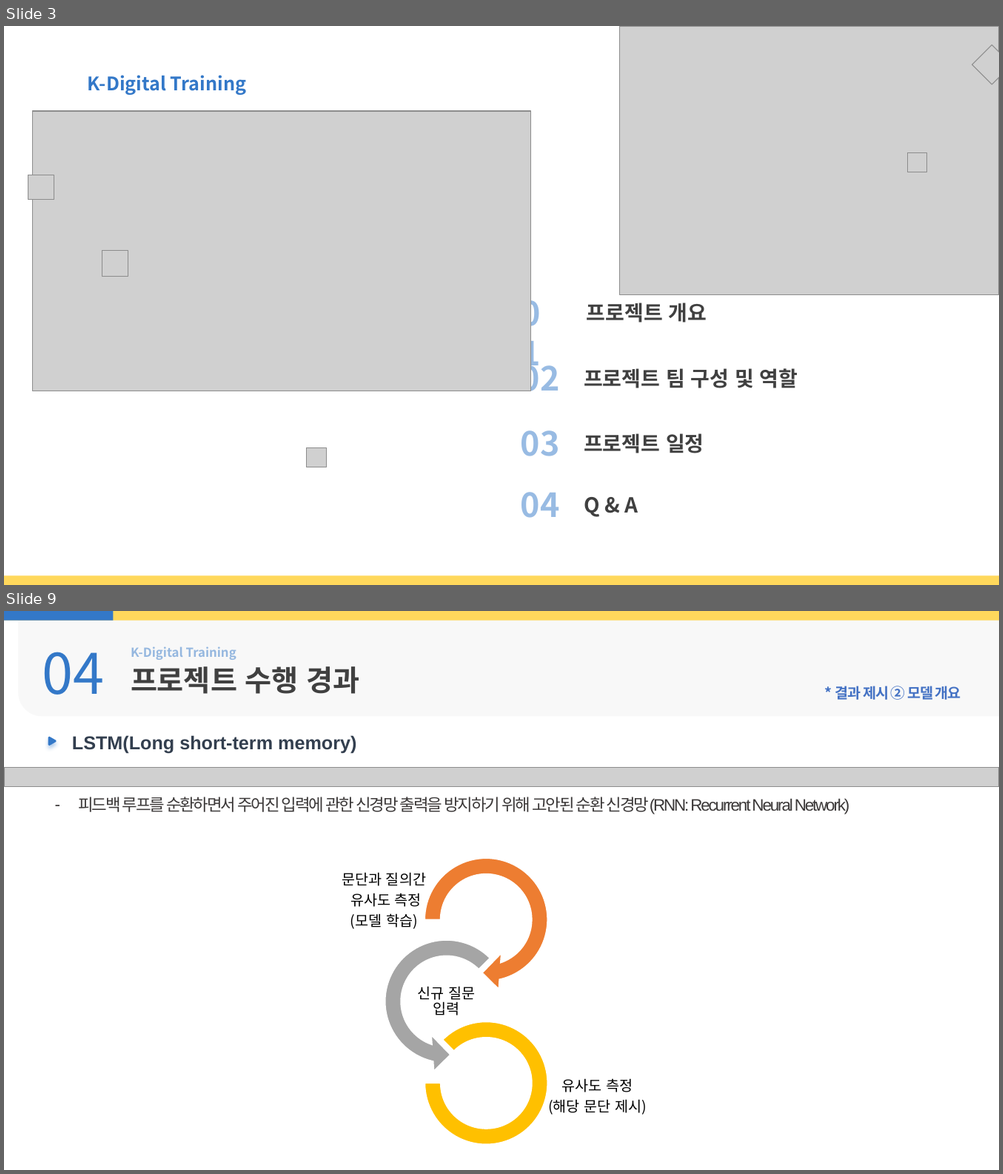
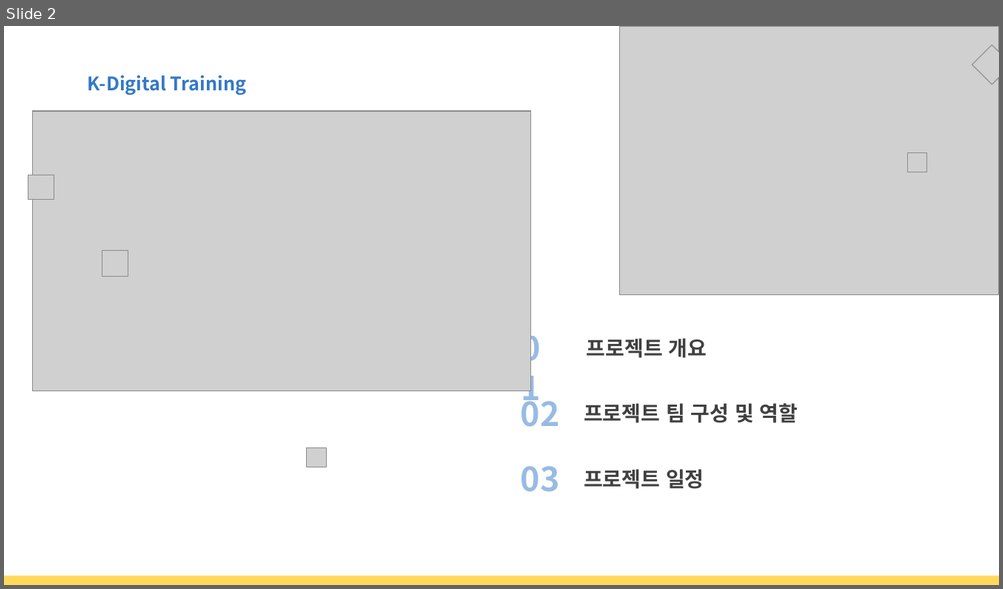
Before and after one commit to seojin0806/html_teamproject, a slide deck: 문서/제안서발표자료(수정중).pptx. Shown one above the other, each under a label of ours: slides 3 and 9 before the commit, slide 2 after it; the slides between them are not shown. The pictures are 1003x1174 and 1003x589 pixels, drawn with LibreOffice and Linux fonts; fonts in the diff are those of the drawing; grey boxes stand for pictures; background and template pictures are left out. Boxes give left, top, right and bottom in pixels: in the first picture for what was removed or moved away, otherwise in the second. Text is boxed around its words. In the diff, an @@ line names an element or a change of style, - is before the commit and + after.

```diff
--- a/문서/제안서발표자료(수정중).pptx
+++ b/문서/제안서발표자료(수정중).pptx
@@ slide 9 removed at (x1=4, y1=611, x2=999, y2=1170), background picture (left out) @@
@@ rectangle removed at (x1=4, y1=611, x2=999, y2=620) @@
@@ rectangle removed at (x1=4, y1=611, x2=113, y2=620) @@
@@ round rect removed at (x1=18, y1=617, x2=999, y2=717) @@
@@ text removed at (x1=42, y1=652, x2=104, y2=695) @@
-04
@@ text removed at (x1=131, y1=647, x2=236, y2=660) @@
-K-Digital Training
@@ text removed at (x1=131, y1=667, x2=360, y2=694) @@
-프로젝트 수행 경과
@@ text removed at (x1=835, y1=686, x2=961, y2=700) @@
-* 결과 제시 ② 모델 개요
@@ freeform shape removed at (x1=48, y1=736, x2=57, y2=745) @@
@@ text removed at (x1=72, y1=735, x2=356, y2=754) @@
-LSTM(Long short-term memory)
@@ picture removed at (x1=4, y1=768, x2=999, y2=787) @@
@@ text removed at (x1=78, y1=797, x2=850, y2=815) @@
-– 피드백 루프를 순환하면서 주어진 입력에 관한 신경망 출력을 방지하기 위해 고안된 순환 신경망(RNN: Recurrent Neural Network)
@@ group removed at (x1=341, y1=849, x2=646, y2=1145): 3 texts, 1 circular arrow, 1 left circular arrow, 1 arch (boxed as its full ring) @@
-문단과 질의간
-유사도 측정
-(모델 학습)
-신규 질문 입력
-유사도 측정
-(해당 문단 제시)
@@ what was slide 3 is now slide 2 @@
@@ slide 2 changed as well @@
@@ 4 texts moved together from (x1=514, y1=289, x2=798, y2=392) to (x1=514, y1=324, x2=798, y2=427) @@
@@ text "03" moved from (x1=521, y1=431, x2=560, y2=457) to (x1=521, y1=466, x2=560, y2=492) @@
@@ text "프로젝트 일정" moved from (x1=583, y1=434, x2=704, y2=454) to (x1=583, y1=469, x2=704, y2=489) @@
@@ text removed at (x1=521, y1=492, x2=560, y2=518) @@
-04
@@ text removed at (x1=583, y1=497, x2=637, y2=517) @@
-Q & A
```
Also in this commit, not shown: 4 other slides changed, 6 slides added, 7 other slides removed.
